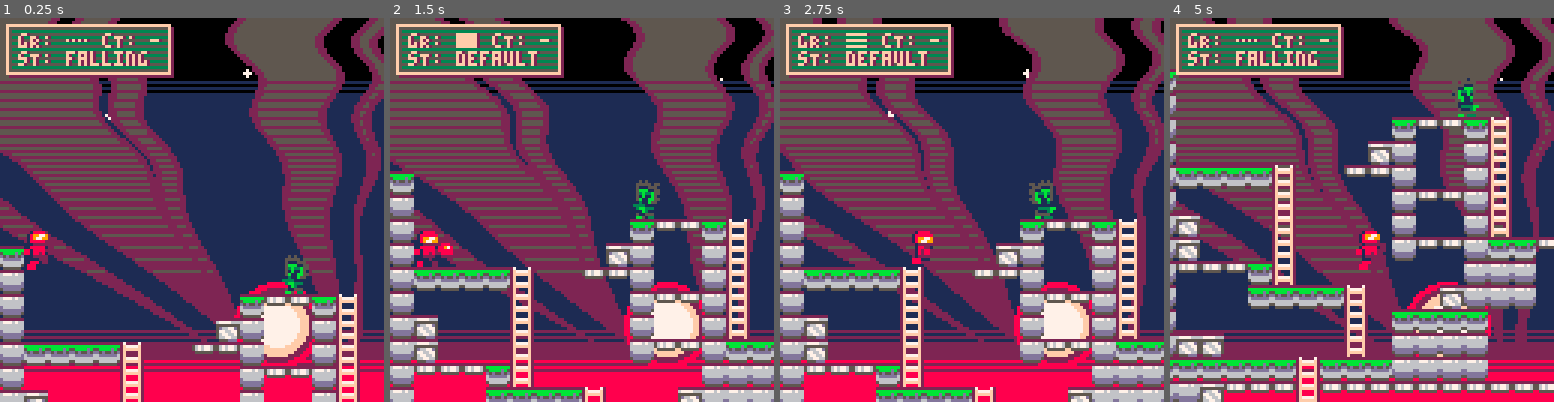
Above: before the commit, frames 1-4 (left to right).
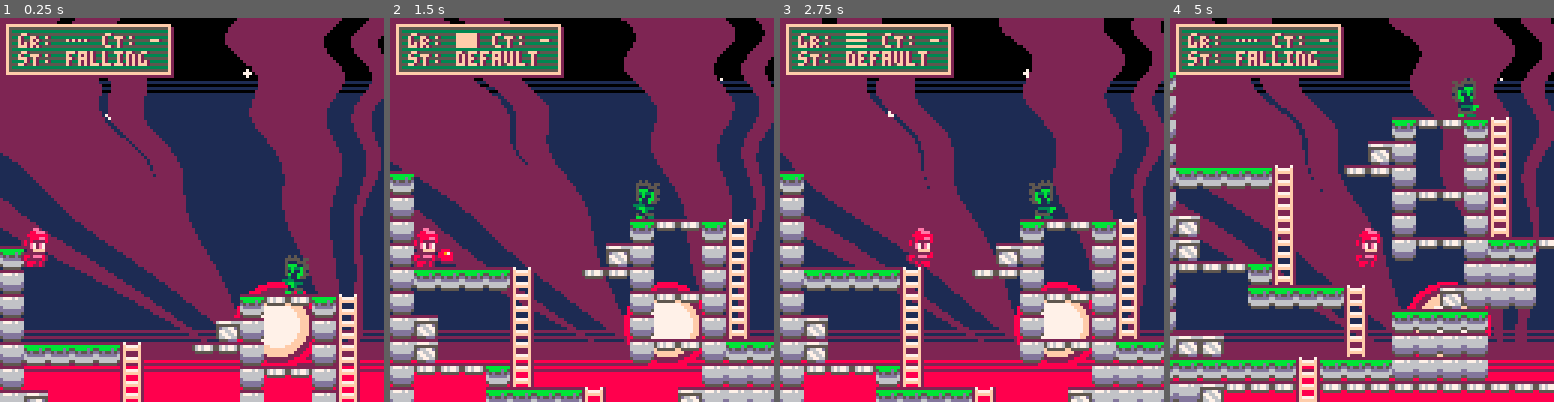
Above: after the commit, the same moments.

Repository: whckmstrjck/picoboy
Game: PICO-8 cartridge picoboy.p8
Same seed, same stepped clock (60 frames per second), same inputs: the game is played once before the commit and once after it.
Inputs:
- Up to frame 1 (0.25 s): no input
- Up to frame 2 (1.5 s): tap X (X key) at 0.33, 1.07 s; tap O (Z key) at 0.7 s
- Up to frame 3 (2.75 s): hold Right 1.6-2.1 s; tap O (Z key) at 1.7, 2.1, 2.5 s; tap X (X key) at 1.85 s; hold Up 2.15-2.42 s; hold Right from 2.47 s (still down)
- Up to frame 4 (5 s): tap O (Z key) every 0.4 s from 2.9 to 4.9 s; tap X (X key) at 2.97, 4.08 s; release Right at 3.03 s; hold Left 3.08-3.58 s; hold Down 3.63-3.97 s; hold Right 4.02-4.68 s; hold Up from 4.73 s (still down)

The runs differ from the first frame. In frame 1, 15% of the frame differs, in the area x 0-100%, y 0-67%; in frame 2, 15%; in frame 3, 15%; in frame 4, 12%.

Commit message:
Refactor player sprite offsets and shot positions for improved alignment; update README Todo list

Diff:
--- a/lua/classes/player.lua
+++ b/lua/classes/player.lua
@@ -24,7 +24,7 @@
   shots_limit = 3,
 
   spr_size = { x = 2, y = 2 },
-  spr_offset = { default = { x = -4, y = -1 }, flipped = { x = -7, y = -1 } },
+  spr_offset = { default = { x = -6, y = -4 }, flipped = { x = -5, y = -4 } },
 
   new = function(_ENV)
     spr_offset.climbing = { x = -1.5, y = -1 }
@@ -257,9 +257,9 @@
     if btnp(❎) and #shots < shots_limit then
       sfx(0)
       if flipped then
-        add(shots, { x = x - 4, y = y + 5, flipped = true })
+        add(shots, { x = x - 4, y = y + 7, flipped = true })
       else
-        add(shots, { x = x + width + 3, y = y + 5, flipped = false })
+        add(shots, { x = x + width + 3, y = y + 7, flipped = false })
       end
       shooting = shooting_dur
     elseif shooting > 0 then
@@ -312,7 +312,7 @@
       if not flipped and state == 'climbing' then
         spr_x += 1
       end
-      local spr_y = y + 3
+      local spr_y = y + 5
       spr(arm_cannon_spr, spr_x, spr_y, 1, 1, flipped)
     end
   end,
@@ -320,9 +320,9 @@
     local spr_id = 2
 
     if not grounded and state == 'falling' then
+      spr_id = 12
+    elseif state == 'jumping' then
       spr_id = 10
-    elseif state == 'jumping' then
-      spr_id = 12
     else
       if vx != 0 then
         spr_id += flr((t() * 10 % 3 + 1)) * 2
--- a/lua/utils/fx/draw-sky.lua
+++ b/lua/utils/fx/draw-sky.lua
@@ -13,25 +13,25 @@
     local x2 = pos + width / 2 + slant * t
     local color = 2
 
-    if i < 20 then
-      color = 5
-    elseif i < 41 then
-      if i % 3 > .5 then
-        color = 5
-      end
-    elseif i < 56 then
-      if i % 2 > .5 then
-        color = 5
-      end
-    elseif i < 74 then
-      if i % 3 < 1 then
-        color = 5
-      end
-    elseif i < 88 then
-      if i % 4 < 1 then
-        color = 5
-      end
-    end
+    -- if i < 20 then
+    --   color = 5
+    -- elseif i < 41 then
+    --   if i % 3 > .5 then
+    --     color = 5
+    --   end
+    -- elseif i < 56 then
+    --   if i % 2 > .5 then
+    --     color = 5
+    --   end
+    -- elseif i < 74 then
+    --   if i % 3 < 1 then
+    --     color = 5
+    --   end
+    -- elseif i < 88 then
+    --   if i % 4 < 1 then
+    --     color = 5
+    --   end
+    -- end
 
     local sway = cos(time() * .5 - (t * 3 * t)) * 4 * t
 
--- a/picoboy.p8
+++ b/picoboy.p8
@@ -192,9 +192,50 @@
 
 
 
+…(41 lines of a section not shown)…
 __gff__
 00010000000000000000000000000000010300000000000000000000000000000c0400000000000000000000000000000800000000000000000000000000000000000000000000000000000000000000000000000000000000000000000000000000000000000000000000000000000000000000000000000000000000000000
-0000000000000000000000000000000000000000000000000000000000000000000000000000000000000000000000000000000000000000000000000000000000000000000000000000000000000000000000000000000000000000000000000000000000000000000000000000000000000000000000000000000000000000
+010101010000000000000000000000000101010c000000000000000000000000010101080000000000000000000000000000000000000000000000000000000000000000000000000000000000000000000000000000000000000000000000000000000000000000000000000000000000000000000000000000000000000000
 __map__
 0000000000000000000000000000000000000000000000000000000000000000000000000000000000000000000000000000000000000000000000000000000000000000000000000000000000000000000000000000000000000000000000000000000000000000000000000000000000000000000000000000000000000000
 0100000000000000000000000000000000000000110000000000000000000000000000000000000000000000000000000000000000000000000000000000000000000000000000000000000000000000000000000000000000000000000000000000000000000000000000000000000000000000000000000000000000000000
Not shown, changed: 127 lines of the sprite sheet (__gfx__) section of picoboy.p8
Not shown, changed: readme.md
